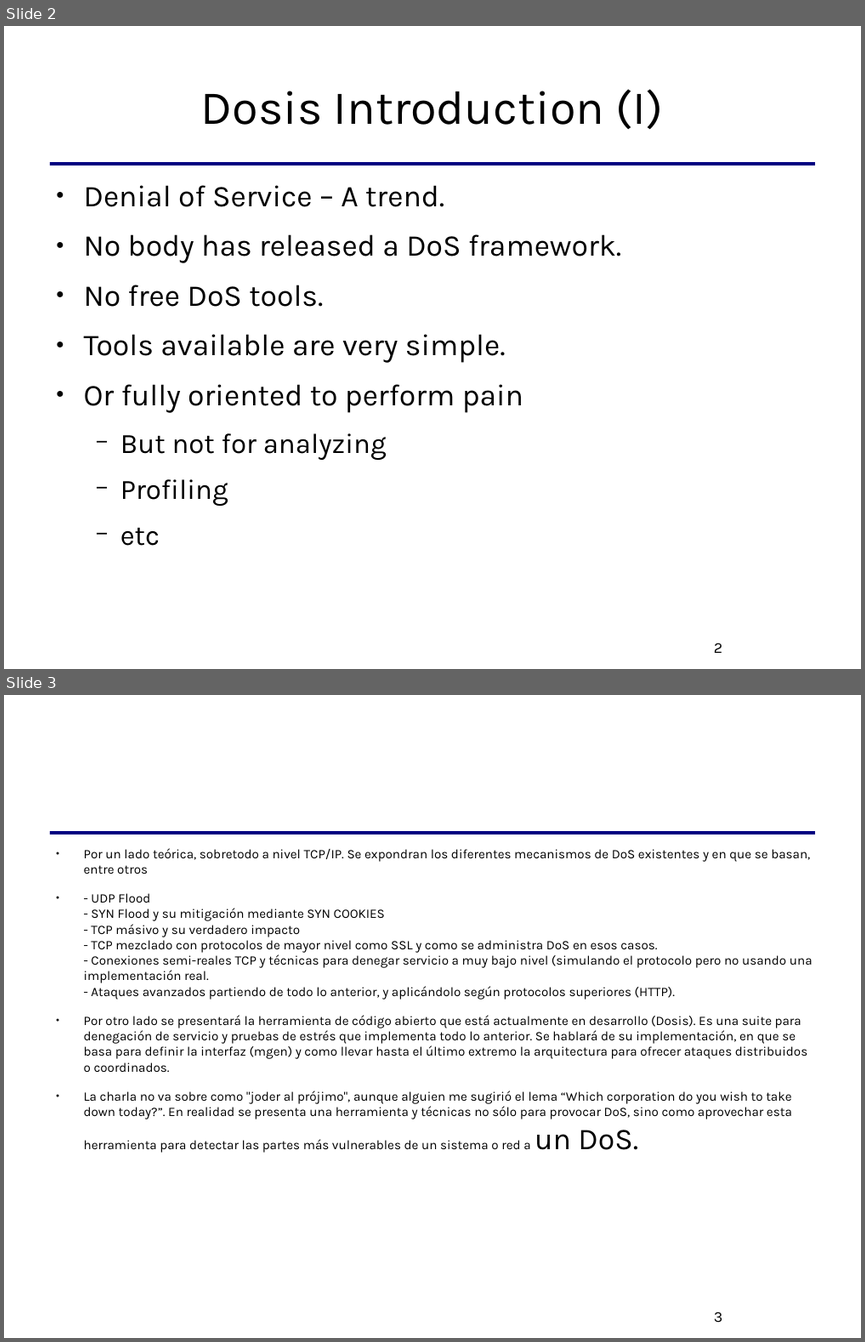
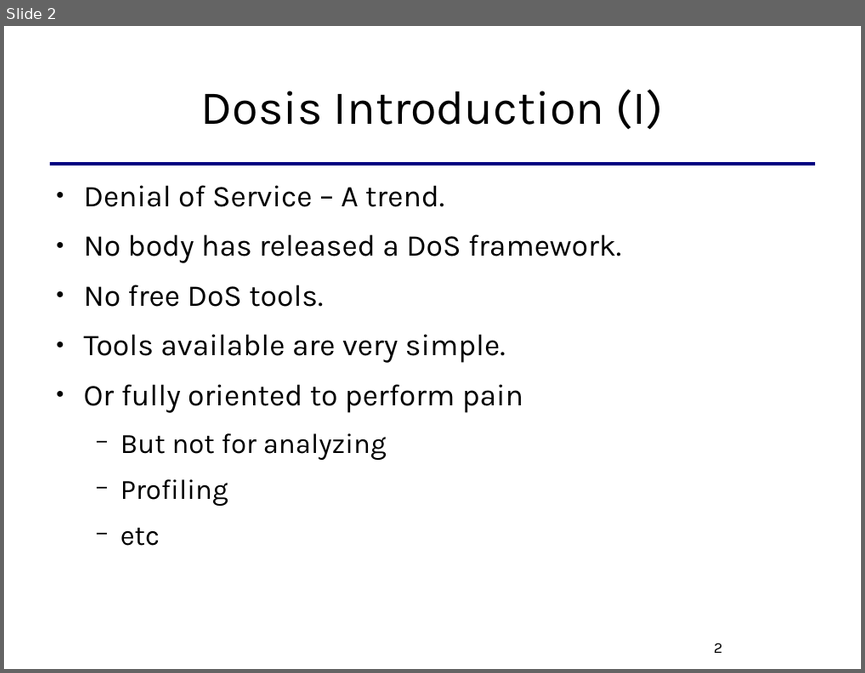
Before and after one commit to killabytenow/dosis, a slide deck: doc/Dosis-SCG-2009.odp. Shown one above the other, each under a label of ours: slides 2 and 3 before the commit, slide 2 after it. The pictures are 865x1342 and 865x673 pixels, drawn with LibreOffice and Linux fonts; fonts in the diff are those of the drawing. Boxes give left, top, right and bottom in pixels: in the first picture for what was removed or moved away, otherwise in the second. Text is boxed around its words. In the diff, an @@ line names an element or a change of style, - is before the commit and + after.

```diff
--- a/doc/Dosis-SCG-2009.odp
+++ b/doc/Dosis-SCG-2009.odp
@@ slide 3 removed at box(4, 695, 861, 1338), background #FFFFFF; not listed: 1 template element that a slide beside it also shows @@
@@ text removed at box(84, 848, 812, 1152) @@
-● Por un lado teórica, sobretodo a nivel TCP/IP. Se expondran los diferentes mecanismos de DoS existentes y en que se basan, entre otros
-● - UDP Flood
-  - SYN Flood y su mitigación mediante SYN COOKIES
-  - TCP másivo y su verdadero impacto
-  - TCP mezclado con protocolos de mayor nivel como SSL y como se administra DoS en esos casos.
-  - Conexiones semi-reales TCP y técnicas para denegar servicio a muy bajo nivel (simulando el protocolo pero no usando una implementación real.
-  - Ataques avanzados partiendo de todo lo anterior, y aplicándolo según protocolos superiores (HTTP).
-● Por otro lado se presentará la herramienta de código abierto que está actualmente en desarrollo (Dosis). Es una suite para denegación de servicio y pruebas de estrés que implementa todo lo anterior. Se hablará de su implementación, en que se basa para definir la interfaz (mgen) y como llevar hasta el último extremo la arquitectura para ofrecer ataques distribuidos o coordinados.
-● La charla no va sobre como "joder al prójimo", aunque alguien me sugirió el lema “Which corporation do you wish to take down today?”. En realidad se presenta una herramienta y técnicas no sólo para provocar DoS, sino como aprovechar esta herramienta para detectar las partes más vulnerables de un sistema o red a un DoS.
@@ page number removed at box(714, 1311, 722, 1321) @@
-3
```
Also in this commit, not shown: 2 slides changed, 1 other file.
